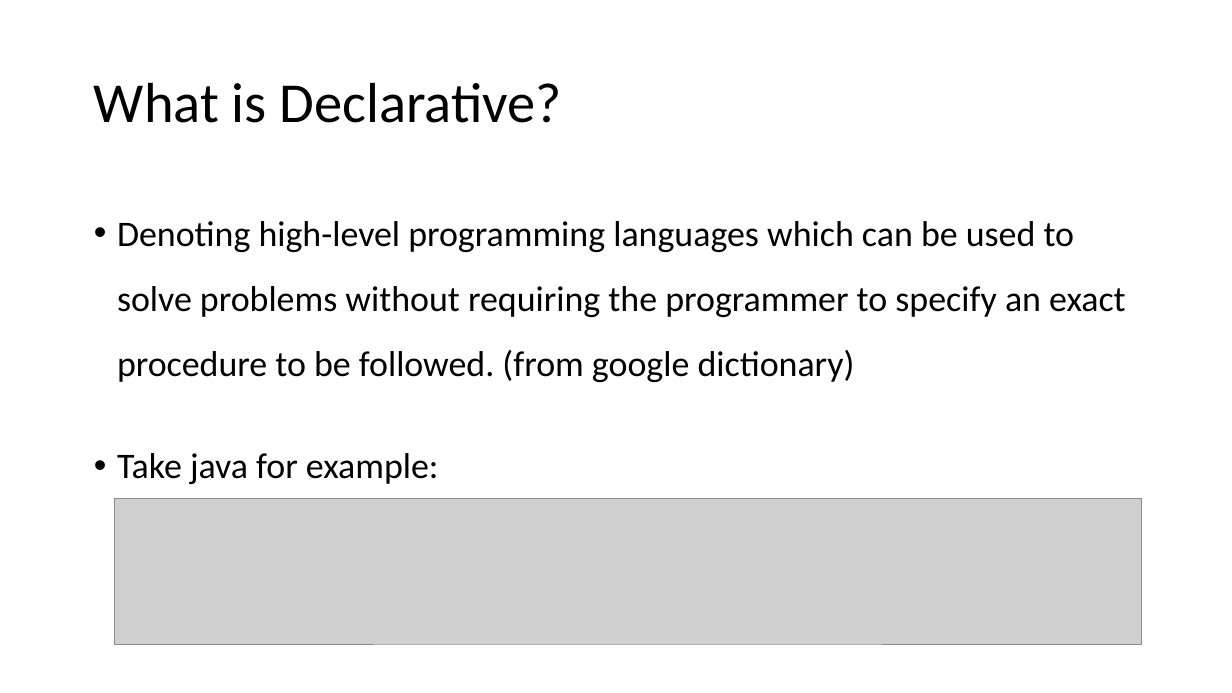
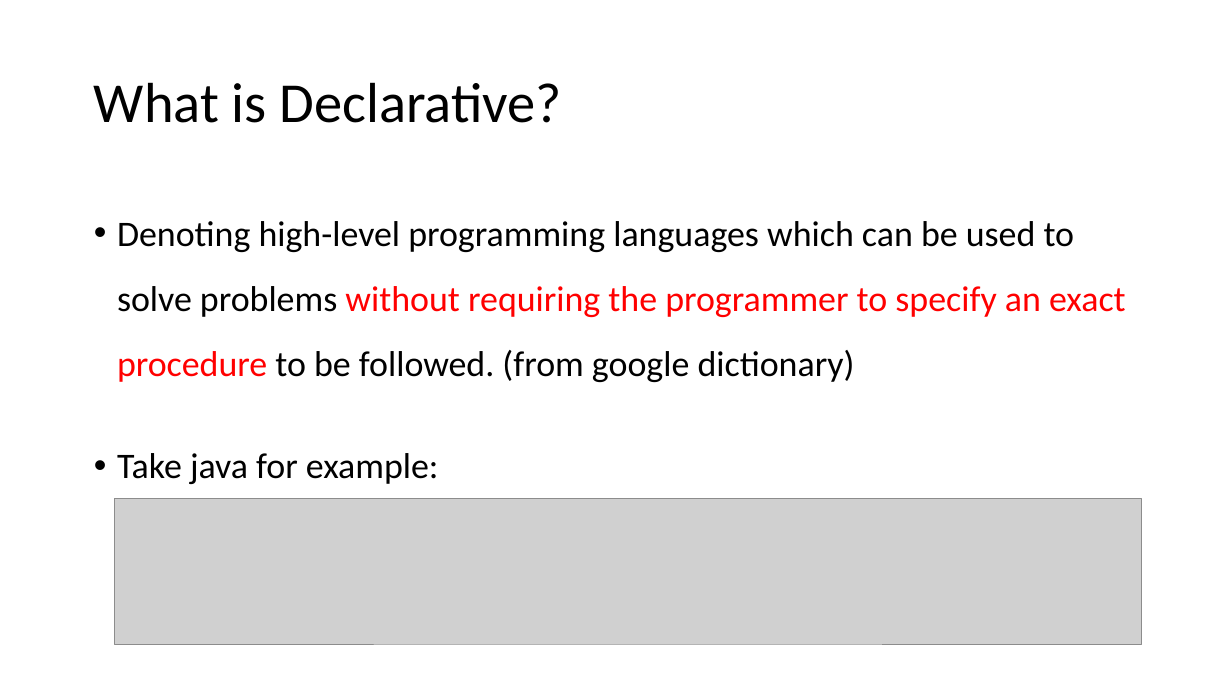
Before and after one commit to michael-ouyang-projects/vue3-practice, a slide deck: slide 12 of VUE3.pptx. Drawn at 1232x693 pixels with LibreOffice and Linux fonts; fonts in the diff are those of the drawing; grey boxes stand for pictures. Boxes give left, top, right and bottom in pixels: in the first picture for what was removed or moved away, otherwise in the second. Text is boxed around its words. In the diff, an @@ line names an element or a change of style, - is before the commit and + after.

```diff
--- a/VUE3.pptx
+++ b/VUE3.pptx
@@ text at [117,221,1126,382]: text colour #000000 to #FF0000 in "without requiring the programmer to specify an ..." @@
```
Also in this commit, not shown: 3 other slides changed, 5 slides added, 1 slide removed.
